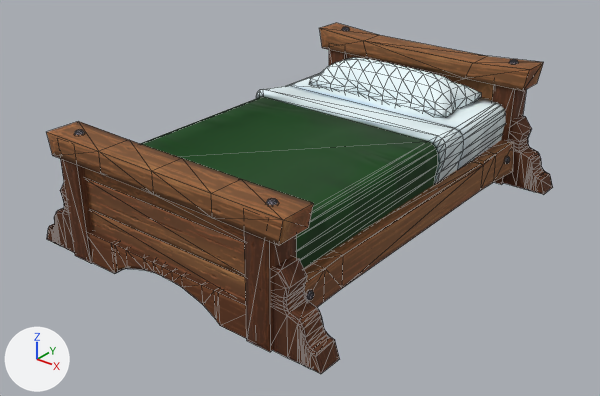
The glTF model game/data/meshes/props/Bed_Twin2.gltf as it was, and as the next commit left it.
Camera for both pictures: a camera (50 mm lens) standing at (2.63, -3.43, 2.18) and looking at (0.0, -0.15, 0.14). Arrows for +X, +Y and +Z are at lower left; the lights stay in place. The first picture is the older version. Mesh edges are drawn as thin lines. Vertices at exactly the same position are counted once.

The scene before the commit, as lines of its bpy script (objects in view):
```python
me_cube_217 = bpy.data.meshes.new('Cube.217')
me_cube_217.from_pydata(...)  # 934 vertices, 1584 faces; spans x -0.94..0.94, y -1.21..1.21, z 0.0..0.76
# faces by material slot: [980, 176, 428]
me_cube_217.materials.append(mat_mi_trim_furniture)
me_cube_217.materials.append(mat_mi_trim_metal)
me_cube_217.materials.append(mat_mi_trim_cloth)
ob_bed_twin2 = bpy.data.objects.new('Bed_Twin2', me_cube_217)
ob_bed_twin2.location = (0.0, 0.0, 0.0)
```
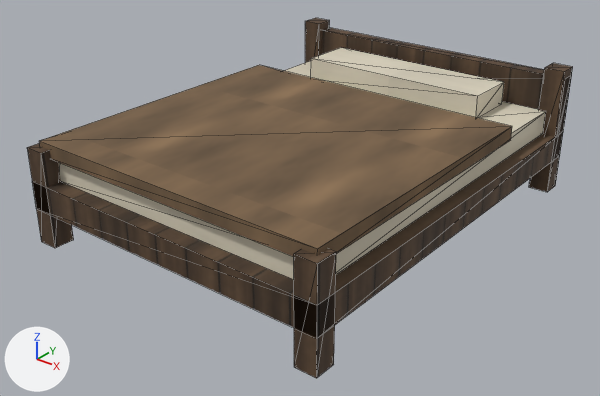
Location of each change, [x1, y1, x2, y2] in pixels of the pictures (600 x 396 px):
'Bed_Twin2', reshaped (8% wider)
    before: [46, 23, 553, 374]
    after: [27, 18, 573, 378]
part 1 of me_cube_217, added (brown)
    after: [27, 143, 74, 248]
part 2 of me_cube_217, added (brown)
    after: [305, 18, 330, 63]
part 3 of me_cube_217, added (brown)
    after: [294, 248, 336, 378]
part 4 of me_cube_217, added (brown)
    after: [529, 63, 573, 192]
part 5 of me_cube_217, added (mostly hidden)
    after: [58, 61, 545, 280]
part 6 of me_cube_217, added
    after: [311, 48, 504, 118]
part 7 of me_cube_217, added (brown)
    after: [39, 65, 512, 257]
part 8 of me_cube_217, rebuilt
    before: [140, 74, 506, 268]
    after: [33, 28, 572, 338]
part 9 of me_cube_217, deleted (brown)
    before: [46, 23, 553, 374]

The change, as a diff of the scene's bpy script:
```diff
--- a/game/data/meshes/props/Bed_Twin2.gltf.py
+++ b/game/data/meshes/props/Bed_Twin2.gltf.py
@@ mat_mi_decor_wood_dark @@
+mat_mi_decor_wood_dark = bpy.data.materials.new('MI_Decor_Wood_Dark')
+# uses the picture img_t_decor_wood_dark_basecolor_png
+# uses the picture img_t_decor_wood_dark_normal_png
+# uses the picture img_t_decor_wood_dark_orm_png
@@ mat_mi_decor_cloth_white @@
+mat_mi_decor_cloth_white = bpy.data.materials.new('MI_Decor_Cloth_White')
+# uses the picture img_t_decor_cloth_white_basecolor_png
+# uses the picture img_t_decor_cloth_white_normal_png
+# uses the picture img_t_decor_cloth_white_orm_png
@@ mat_mi_decor_fur @@
+mat_mi_decor_fur = bpy.data.materials.new('MI_Decor_Fur')
+# uses the picture img_t_decor_fur_basecolor_png
+# uses the picture img_t_decor_fur_normal_png
+# uses the picture img_t_decor_fur_orm_png
@@ me_cube_217 @@
-me_cube_217.from_pydata(...)  # 934 vertices, 1584 faces; spans x -0.94..0.94, y -1.21..1.21, z 0.0..0.76
-me_cube_217.materials.append(mat_mi_trim_furniture)
-me_cube_217.materials.append(mat_mi_trim_metal)
-me_cube_217.materials.append(mat_mi_trim_cloth)
+me_cube_217.from_pydata(...)  # 70 vertices, 108 faces; spans x -0.94..0.94, y -1.21..1.21, z 0.0..0.76
+# me_cube_217 part 1: a new loose piece, a box spanning x -0.94..-0.82, y -1.21..-1.09, z 0.0..0.55, in mat_mi_decor_wood_dark
+# me_cube_217 part 2: a new loose piece, a box spanning x -0.94..-0.82, y 1.09..1.21, z 0.0..0.76, in mat_mi_decor_wood_dark
+# me_cube_217 part 3: a new loose piece, a box spanning x 0.82..0.94, y -1.21..-1.09, z 0.0..0.55, in mat_mi_decor_wood_dark
+# me_cube_217 part 4: a new loose piece, a box spanning x 0.82..0.94, y 1.09..1.21, z 0.0..0.76, in mat_mi_decor_wood_dark
+# me_cube_217 part 5: a new loose piece, a box spanning x -0.86..0.86, y -1.12..1.1, z 0.36..0.5, in mat_mi_decor_cloth_white
+# me_cube_217 part 6: a new loose piece, a box spanning x -0.6..0.6, y 0.72..1.05, z 0.5..0.64, in mat_mi_decor_cloth_white
+# me_cube_217 part 7: a new loose piece, a box spanning x -0.9..0.9, y -1.16..0.55, z 0.5..0.58, in mat_mi_decor_fur
+# me_cube_217 part 8: the loose piece of 70 vertices spanning x -0.67..0.67, y -1.05..1.09, z 0.27..0.55 is rebuilt with 14 vertices and now spans x -0.94..0.94, y -1.21..1.21, z 0.2..0.71, in mat_mi_decor_wood_dark
+# me_cube_217 part 9: 27 loose pieces with 864 vertices, spanning x -0.94..0.94, y -1.21..1.21, z 0.0..0.76, are deleted
+me_cube_217.materials.append(mat_mi_decor_wood_dark)
+me_cube_217.materials.append(mat_mi_decor_cloth_white)
+me_cube_217.materials.append(mat_mi_decor_fur)
```
